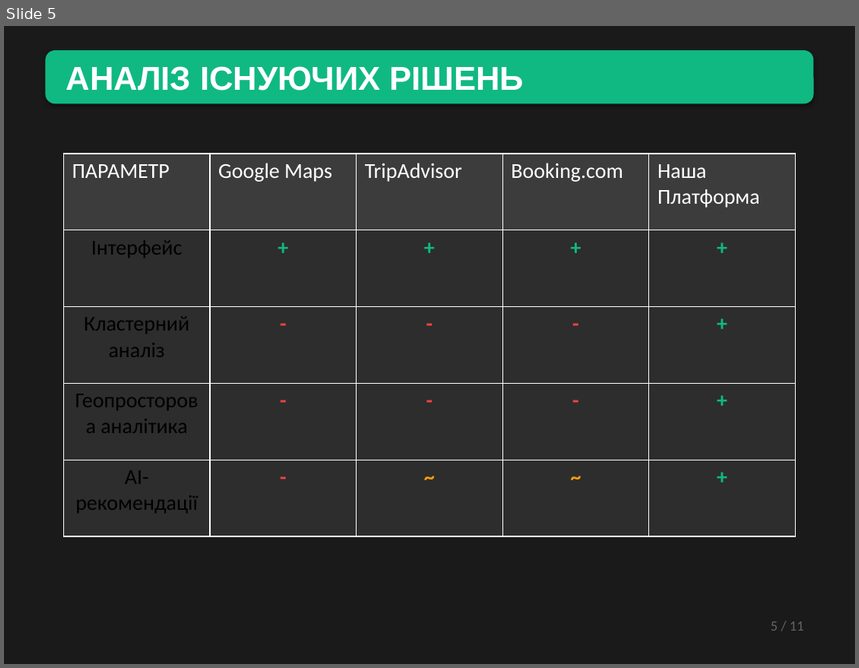
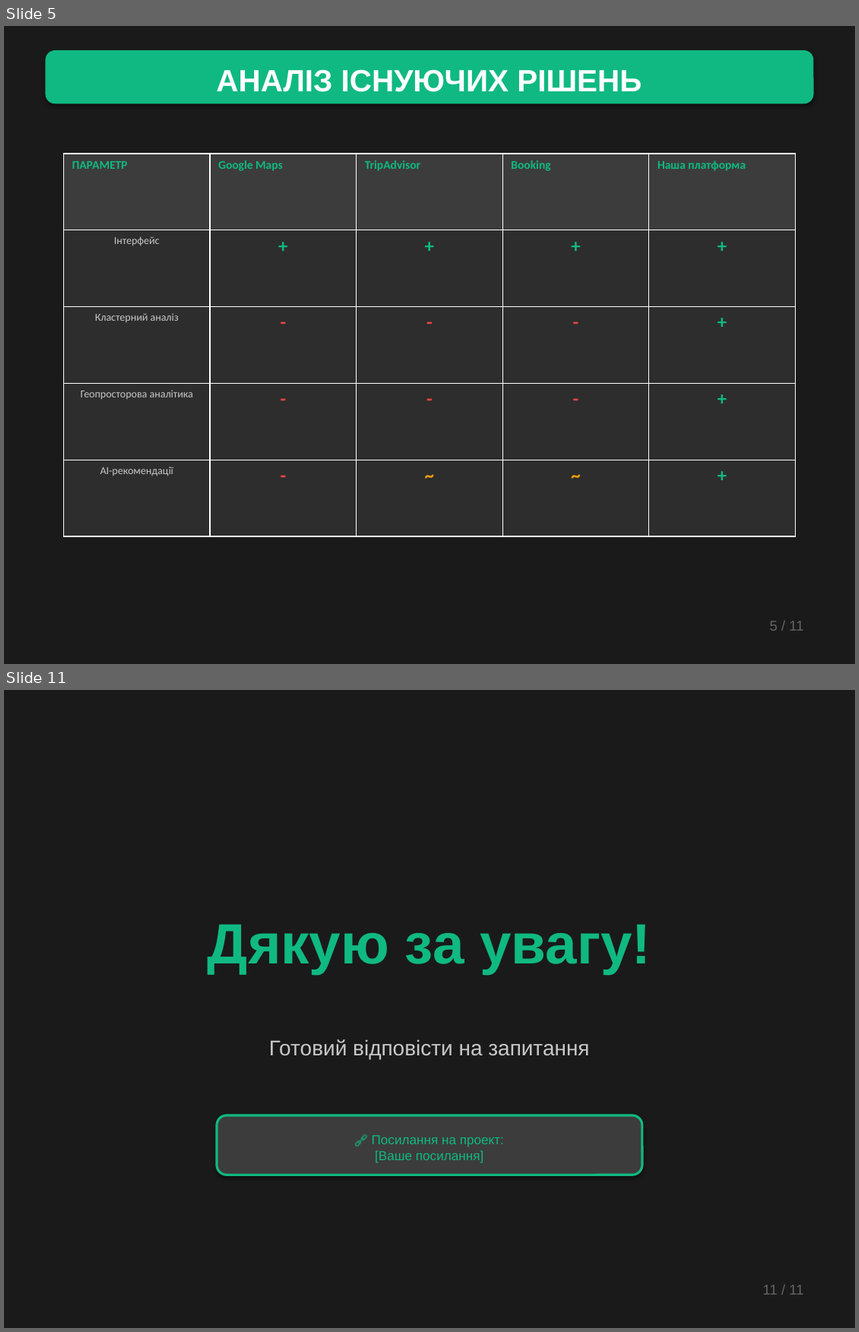
Before and after one commit to slipchuk062-netizen/site, a slide deck: Zhytomyr_Tourism_Presentation.pptx. Shown one above the other, each under a label of ours: slide 5 before the commit, slides 5 and 11 after it; the slides between them are not shown. The pictures are 859x668 and 859x1332 pixels, drawn with LibreOffice and Linux fonts; fonts in the diff are those of the drawing. Boxes give left, top, right and bottom in pixels: in the first picture for what was removed or moved away, otherwise in the second. Text is boxed around its words. In the diff, an @@ line names an element or a change of style, - is before the commit and + after.

```diff
--- a/Zhytomyr_Tourism_Presentation.pptx
+++ b/Zhytomyr_Tourism_Presentation.pptx
@@ slide 11 added at [4,690,855,1328], background #FFFFFF @@
@@ rectangle added at [4,690,855,1328], fill #1A1A1A @@
@@ text added at [208,924,651,974], 48 pt, text #10B981, bold @@
+Дякую за увагу!
@@ text added at [269,1040,589,1059], 18 pt, text #C8C8C8 @@
+Готовий відповісти на запитання
@@ rounded rectangle added at [217,1116,642,1175], fill #3C3C3C, outline #10B981 2 pt, 11 pt, text #10B981 @@
+🔗 Посилання на проект:
+[Ваше посилання]
@@ text added at [763,1285,804,1295], 12 pt, text #646464 @@
+11 / 11
@@ slide 5 changed as well @@
@@ rounded rectangle "АНАЛІЗ ІСНУЮЧИХ РІШЕНЬ" at [47,52,813,103]: size 28 to 26 pt; alignment left to centre @@
@@ table at [63,154,796,537] @@
-row 1, column 4: Booking.com
+row 1, column 4: Booking
-row 1, column 5: Наша Платформа
+row 1, column 5: Наша платформа
@@ size 18 to 10 pt, text colour #FFFFFF to #10B981, bold on in "ПАРАМЕТР", "Google Maps", "TripAdvisor" @@
@@ size 18 to 9 pt, text colour #000000 to #C8C8C8 in "Інтерфейс", "Кластерний аналіз", "Геопросторова аналітика", "AI-рекомендації" @@
@@ size 18 to 16 pt in "+", "+", "+", "+" and 12 more places @@
@@ text "5 / 11" at [770,621,804,631]: font Calibri to Arial @@
```
Also in this commit, not shown: 4 other slides changed, 5 other slides added.
